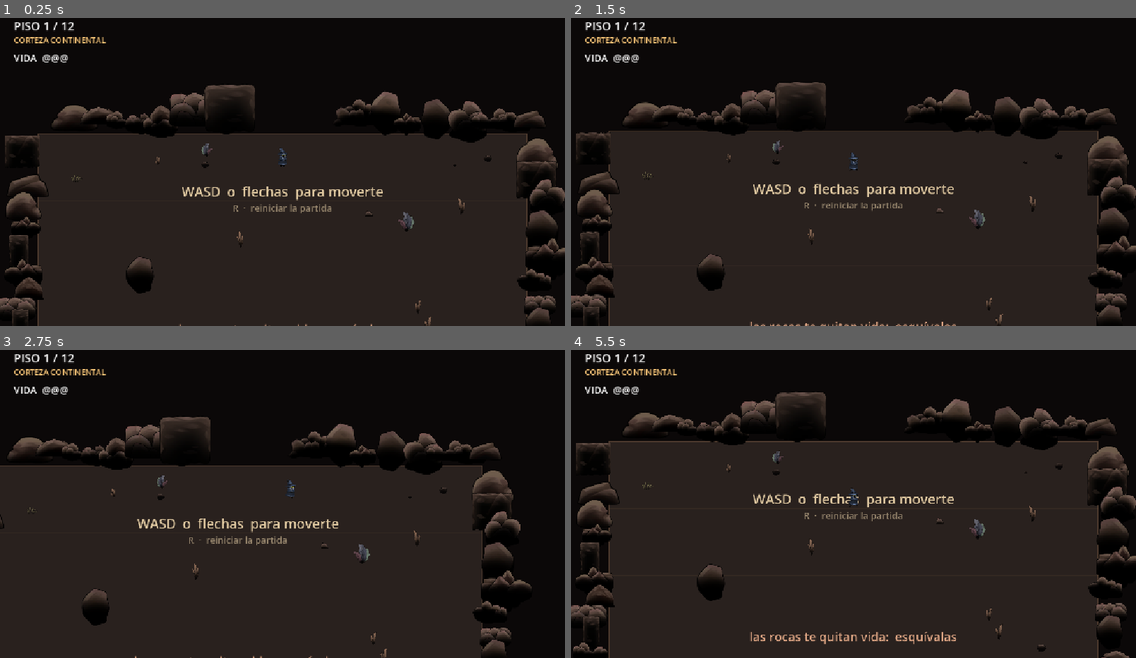
Above: before the commit, frames 1-4 (two rows, left to right).
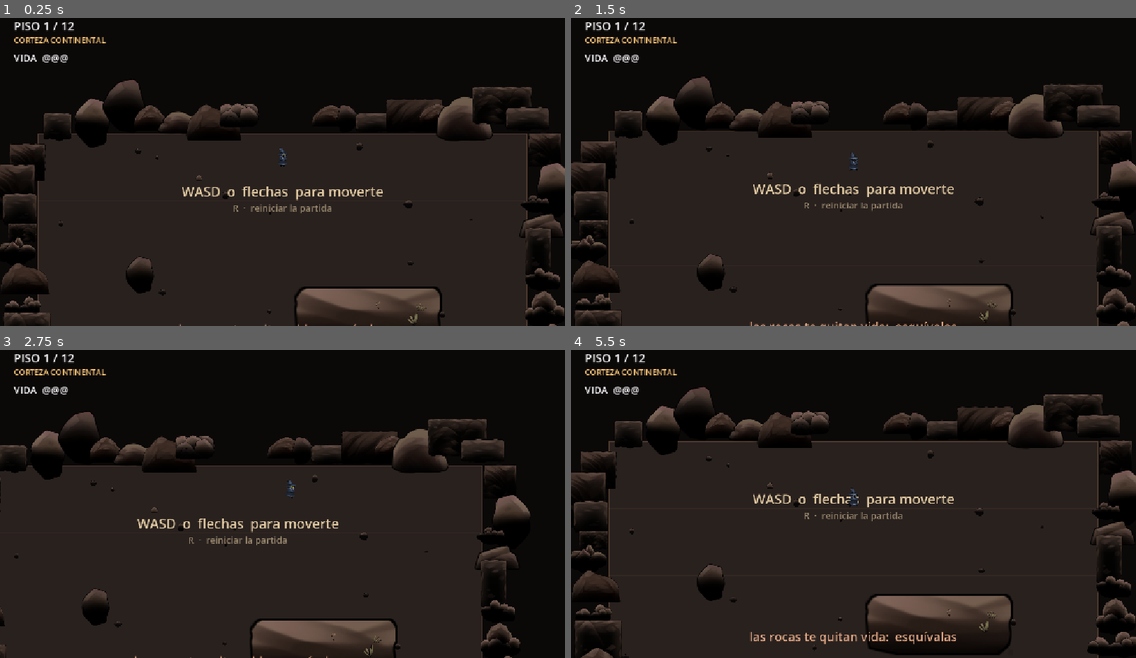
Above: after the commit, the same moments.

Repository: MatiasRodrigo0502/Vacio
Game: Godot game, scene res://scenes/Principal.tscn
The game is run twice, just before and just after one commit, with the same random seed, the same clock (stepped at 60 frames per second) and the same inputs.
Inputs:
- Up to frame 1 (0.25 s): no input
- Up to frame 2 (1.5 s): tap Enter at 0.5 s; hold D (mover_derecha) 0.53-1.28 s; hold R (reiniciar_partida) 0.53-1.28 s; hold S (mover_abajo) from 1.28 s (still down); tap R (reiniciar_partida) at 1.35 s
- Up to frame 3 (2.75 s): release S (mover_abajo) at 2.03 s; hold D (mover_derecha) from 2.03 s (still down); hold R (reiniciar_partida) from 2.03 s (still down)
- Up to frame 4 (5.5 s): release D (mover_derecha) at 2.78 s; release R (reiniciar_partida) at 2.78 s; hold W (mover_arriba) 2.78-3.53 s; tap R (reiniciar_partida) at 2.85, 4.35 s; hold R (reiniciar_partida) 3.53-4.28 s; hold A (mover_izquierda) 3.53-5.03 s; hold S (mover_abajo) from 5.03 s (still down); hold R (reiniciar_partida) from 5.03 s (still down)

The runs differ from the first frame. In frame 1, 12% of the frame differs, in the area x 0-100%, y 20-100%; in frame 2, 12%; in frame 3, 9.5%; in frame 4, 13%, in the area x 0-100%, y 11-100%.

Commit message:
Plataformas repartidas por el suelo, con la vegetacion encima
Las plantas estaban sueltas por todo el piso y parecian puestas al azar,
porque lo estaban. Ahora crecen sobre plataformas bajas: ahi hay tierra y
por eso crece algo.

- Familia plataformas en el catalogo. Para la cueva son las repisas
  planas y alargadas que descarte como obstaculo por ser de perfil: vistas
  desde arriba son exactamente una plataforma baja. Para el musgo, las
  franjas de hierba, que son literalmente la superficie de una plataforma.
- Se pintan MAS CLARAS que el suelo, al reves que las rocas. No es
  estetica: una plataforma que se parezca a una roca hara que el jugador
  la esquive creyendo que hace dano, y las rocas quitan vida.
- La decoracion suelta se queda solo con piedras. Repartir tambien plantas
  devolveria el efecto de "puesto al azar" que queriamos quitar.

Arreglado de paso un fallo que se comia las plataformas: _colocar_decoracion
empezaba vaciando el nodo de decoracion, y como corre despues de las
plataformas, las borraba recien creadas. El vaciado pasa a hacerse una sola
vez al construir el piso. Se detecto contando sprites por familia, no
mirando capturas: en pantalla solo se veia que "faltaba algo".

Verificado en headless: los 12 pisos montan entre 3 y 6 plataformas, las
plantas salen solo en los pisos 1 y 2 (son los unicos catalogos con
vegetacion) y el recorrido hasta la victoria sigue bien.

Co-Authored-By: Claude Opus 5 <noreply@anthropic.com>

Diff:
--- a/assets/cueva/catalogo_cueva.tres
+++ b/assets/cueva/catalogo_cueva.tres
@@ -34,6 +34,14 @@
 [ext_resource type="Texture2D" path="res://assets/cueva/grupo_05.png" id="cue_grupo_05"]
 [ext_resource type="Texture2D" path="res://assets/cueva/grupo_06.png" id="cue_grupo_06"]
 [ext_resource type="Texture2D" path="res://assets/cueva/grupo_07.png" id="cue_grupo_07"]
+[ext_resource type="Texture2D" path="res://assets/cueva/plataforma_00.png" id="cue_plataforma_00"]
+[ext_resource type="Texture2D" path="res://assets/cueva/plataforma_01.png" id="cue_plataforma_01"]
+[ext_resource type="Texture2D" path="res://assets/cueva/plataforma_02.png" id="cue_plataforma_02"]
+[ext_resource type="Texture2D" path="res://assets/cueva/plataforma_03.png" id="cue_plataforma_03"]
+[ext_resource type="Texture2D" path="res://assets/cueva/plataforma_04.png" id="cue_plataforma_04"]
+[ext_resource type="Texture2D" path="res://assets/cueva/plataforma_05.png" id="cue_plataforma_05"]
+[ext_resource type="Texture2D" path="res://assets/cueva/plataforma_06.png" id="cue_plataforma_06"]
+[ext_resource type="Texture2D" path="res://assets/cueva/plataforma_07.png" id="cue_plataforma_07"]
 
 [resource]
 script = ExtResource("0_catalogo")
@@ -42,3 +50,4 @@
 bloques = Array[Texture2D]([ExtResource("cue_bloque_00"), ExtResource("cue_bloque_01"), ExtResource("cue_bloque_02"), ExtResource("cue_bloque_03"), ExtResource("cue_bloque_04"), ExtResource("cue_bloque_05"), ExtResource("cue_bloque_06")])
 grupos = Array[Texture2D]([ExtResource("cue_grupo_00"), ExtResource("cue_grupo_01"), ExtResource("cue_grupo_02"), ExtResource("cue_grupo_03"), ExtResource("cue_grupo_04"), ExtResource("cue_grupo_05"), ExtResource("cue_grupo_06"), ExtResource("cue_grupo_07")])
 vegetacion = Array[Texture2D]([])
+plataformas = Array[Texture2D]([ExtResource("cue_plataforma_00"), ExtResource("cue_plataforma_01"), ExtResource("cue_plataforma_02"), ExtResource("cue_plataforma_03"), ExtResource("cue_plataforma_04"), ExtResource("cue_plataforma_05"), ExtResource("cue_plataforma_06"), ExtResource("cue_plataforma_07")])
--- a/assets/cueva/catalogo_cueva_vegetal.tres
+++ b/assets/cueva/catalogo_cueva_vegetal.tres
@@ -46,6 +46,14 @@
 [ext_resource type="Texture2D" path="res://assets/cueva/vegetacion_09.png" id="cue_vegetacion_09"]
 [ext_resource type="Texture2D" path="res://assets/cueva/vegetacion_10.png" id="cue_vegetacion_10"]
 [ext_resource type="Texture2D" path="res://assets/cueva/vegetacion_11.png" id="cue_vegetacion_11"]
+[ext_resource type="Texture2D" path="res://assets/cueva/plataforma_00.png" id="cue_plataforma_00"]
+[ext_resource type="Texture2D" path="res://assets/cueva/plataforma_01.png" id="cue_plataforma_01"]
+[ext_resource type="Texture2D" path="res://assets/cueva/plataforma_02.png" id="cue_plataforma_02"]
+[ext_resource type="Texture2D" path="res://assets/cueva/plataforma_03.png" id="cue_plataforma_03"]
+[ext_resource type="Texture2D" path="res://assets/cueva/plataforma_04.png" id="cue_plataforma_04"]
+[ext_resource type="Texture2D" path="res://assets/cueva/plataforma_05.png" id="cue_plataforma_05"]
+[ext_resource type="Texture2D" path="res://assets/cueva/plataforma_06.png" id="cue_plataforma_06"]
+[ext_resource type="Texture2D" path="res://assets/cueva/plataforma_07.png" id="cue_plataforma_07"]
 
 [resource]
 script = ExtResource("0_catalogo")
@@ -54,3 +62,4 @@
 bloques = Array[Texture2D]([ExtResource("cue_bloque_00"), ExtResource("cue_bloque_01"), ExtResource("cue_bloque_02"), ExtResource("cue_bloque_03"), ExtResource("cue_bloque_04"), ExtResource("cue_bloque_05"), ExtResource("cue_bloque_06")])
 grupos = Array[Texture2D]([ExtResource("cue_grupo_00"), ExtResource("cue_grupo_01"), ExtResource("cue_grupo_02"), ExtResource("cue_grupo_03"), ExtResource("cue_grupo_04"), ExtResource("cue_grupo_05"), ExtResource("cue_grupo_06"), ExtResource("cue_grupo_07")])
 vegetacion = Array[Texture2D]([ExtResource("cue_vegetacion_00"), ExtResource("cue_vegetacion_01"), ExtResource("cue_veg …(320 unchanged characters)…
+plataformas = Array[Texture2D]([ExtResource("cue_plataforma_00"), ExtResource("cue_plataforma_01"), ExtResource("cue_plataforma_02"), ExtResource("cue_plataforma_03"), ExtResource("cue_plataforma_04"), ExtResource("cue_plataforma_05"), ExtResource("cue_plataforma_06"), ExtResource("cue_plataforma_07")])
--- a/assets/musgo/catalogo_musgo.tres
+++ b/assets/musgo/catalogo_musgo.tres
@@ -37,6 +37,11 @@
 [ext_resource type="Texture2D" path="res://assets/musgo/vegetacion_09.png" id="mus_vegetacion_09"]
 [ext_resource type="Texture2D" path="res://assets/musgo/vegetacion_10.png" id="mus_vegetacion_10"]
 [ext_resource type="Texture2D" path="res://assets/musgo/vegetacion_11.png" id="mus_vegetacion_11"]
+[ext_resource type="Texture2D" path="res://assets/musgo/plataforma_00.png" id="mus_plataforma_00"]
+[ext_resource type="Texture2D" path="res://assets/musgo/plataforma_01.png" id="mus_plataforma_01"]
+[ext_resource type="Texture2D" path="res://assets/musgo/plataforma_02.png" id="mus_plataforma_02"]
+[ext_resource type="Texture2D" path="res://assets/musgo/plataforma_03.png" id="mus_plataforma_03"]
+[ext_resource type="Texture2D" path="res://assets/musgo/plataforma_04.png" id="mus_plataforma_04"]
 
 [resource]
 script = ExtResource("0_catalogo")
@@ -45,3 +50,4 @@
 bloques = Array[Texture2D]([ExtResource("mus_bloque_00"), ExtResource("mus_bloque_01"), ExtResource("mus_bloque_02")])
 grupos = Array[Texture2D]([ExtResource("mus_grupo_00"), ExtResource("mus_grupo_01"), ExtResource("mus_grupo_02"), ExtResource("mus_grupo_03"), ExtResource("mus_grupo_04"), ExtResource("mus_grupo_05")])
 vegetacion = Array[Texture2D]([ExtResource("mus_vegetacion_00"), ExtResource("mus_vegetacion_01"), ExtResource("mus_veg …(320 unchanged characters)…
+plataformas = Array[Texture2D]([ExtResource("mus_plataforma_00"), ExtResource("mus_plataforma_01"), ExtResource("mus_plataforma_02"), ExtResource("mus_plataforma_03"), ExtResource("mus_plataforma_04")])
--- a/scripts/catalogo_obstaculos.gd
+++ b/scripts/catalogo_obstaculos.gd
@@ -21,6 +21,9 @@
 ## Plantas y hierba. Solo decoracion, como las piedras, pero se reparten en
 ## tamanos mayores porque si no no se ven.
 @export var vegetacion: Array[Texture2D] = []
+## Repisas y losas anchas. Se reparten por el suelo como plataformas bajas y la
+## vegetacion crece encima de ellas, en vez de suelta por el piso.
+@export var plataformas: Array[Texture2D] = []
 
 
 ## Devuelve las texturas de una familia. Si el nombre no existe, cae en rocas:
@@ -32,6 +35,7 @@
 		"grupo": return grupos
 		"roca": return rocas
 		"vegetacion": return vegetacion
+		"plataforma": return plataformas
 		_:
 			push_warning("Familia de obstaculos desconocida: '%s'. Se usan rocas." % familia)
 			return rocas
--- a/scripts/piso.gd
+++ b/scripts/piso.gd
@@ -60,6 +60,12 @@
 	_mecanicas = mecanicas
 	_salida_usada = false
 
+	# El nodo de decoracion se vacia AQUI y no dentro de cada funcion que lo
+	# llena: plataformas, decoracion suelta y borde escriben en el mismo nodo,
+	# y si cada una lo vaciara, la ultima borraria el trabajo de las anteriores.
+	for hijo in _decoracion.get_children():
+		hijo.queue_free()
+
 	_construir_muros()
 	_colocar_salida()
 	_colocar_obstaculos()
@@ -207,8 +213,97 @@
 			lados.append(lado)
 			break
 
+	_colocar_plataformas(generador, tinte, catalogo)
 	_colocar_decoracion(generador, tinte, catalogo)
 	_colocar_borde(generador, tinte, catalogo)
+
+
+## Reparte plataformas bajas por el suelo y hace crecer la vegetacion encima.
+##
+## POR QUE AGRUPAR LAS PLANTAS EN PLATAFORMAS:
+## repartidas sueltas por todo el piso parecian puestas al azar, porque lo
+## estaban. Agrupadas sobre una repisa cuentan algo: ahi hay tierra y por eso
+## crece algo. Da estructura al suelo sin tocar la jugabilidad.
+##
+## Son decoracion, no chocan: el jugador pasa por encima. Convertirlas en
+## obstaculo seria otra decision de diseno, y no es la que se ha pedido.
+func _colocar_plataformas(generador: RandomNumberGenerator, tinte: Color,
+		catalogo: CatalogoObstaculos) -> void:
+	var losas := catalogo.texturas_de("plataforma")
+	if losas.is_empty():
+		return
+	var plantas := catalogo.texturas_de("vegetacion")
+
+	var entrada := Vector2(0.0, -_alto() * 0.5 + MARGEN_ENTRADA)
+	var salida := Vector2(0.0, _alto() * 0.5 - MARGEN_SALIDA)
+	# Una cada tanta superficie, como la decoracion: los pisos de arriba son
+	# mucho mas grandes y con un numero fijo quedarian vacios.
+	var cuantas := int(_ancho() * _alto() / 380000.0) + 2
+	var puestas: Array[Vector2] = []
+
+	# Una plataforma tiene que leerse como TERRENO, no como obstaculo: si se
+	# parece a una roca el jugador la esquivara creyendo que hace dano. Por eso
+	# son anchas, planas y mas CLARAS que el suelo (los valores por encima de 1
+	# en modulate suben el brillo), al reves que las rocas, que van oscuras.
+	var tinte_losa := Color(minf(tinte.r * 1.28, 2.0), minf(tinte.g * 1.28, 2.0),
+		minf(tinte.b * 1.28, 2.0), 1.0)
+
+	for _i in cuantas:
+		var ancho_losa := clampf(_ancho() * 0.3, 210.0, 470.0) * generador.randf_range(0.8, 1.35)
+
+		for _intento in 16:
+			var candidata := Vector2(
+				generador.randf_range(-_ancho() * 0.5 + ancho_losa * 0.6,
+					_ancho() * 0.5 - ancho_losa * 0.6),
+				generador.randf_range(entrada.y + DESPEJE_ENTRADA, salida.y - DESPEJE_SALIDA))
+			if candidata.distance_to(entrada) < DESPEJE_ENTRADA * 1.5:
+				continue
+			if candidata.distance_to(salida) < DESPEJE_SALIDA * 1.5:
+				continue
+			var libre := true
+			for ocupada in puestas:
+				if candidata.distance_to(ocupada) < ancho_losa * 1.2:
+					libre = false
+					break
+			if not libre:
+				continue
+
+			var textura: Texture2D = losas[generador.randi() % losas.size()]
+			var losa := Sprite2D.new()
+			losa.texture = textura
+			losa.scale = Vector2.ONE * (ancho_losa / textura.get_size().x)
+			losa.flip_h = generador.randf() < 0.5
+			losa.modulate = tinte_losa
+			losa.position = candidata
+			_decoracion.add_child(losa)
+
+			_plantar_encima(losa, ancho_losa, generador, tinte, plantas)
+			puestas.append(candidata)
+			break
+
+
+## Siembra unas cuantas plantas sobre una plataforma ya colocada.
+## Se anaden despues que la losa para que queden dibujadas encima de ella.
+func _plantar_encima(losa: Sprite2D, ancho_losa: float, generador: RandomNumberGenerator,
+		tinte: Color, plantas: Array[Texture2D]) -> void:
+	if plantas.is_empty():
+		return
+
+	var alto_losa := losa.texture.get_size().y * losa.scale.y
+	for _i in generador.randi_range(2, 5):
+		var textura: Texture2D = plantas[generador.randi() % plantas.size()]
+		var planta := Sprite2D.new()
+		planta.texture = textura
+		var lado := generador.randf_range(34.0, 76.0)
+		planta.scale = Vector2.ONE * (lado / maxf(textura.get_size().x, textura.get_size().y))
+		planta.flip_h = generador.randf() < 0.5
+		planta.modulate = Color(tinte.r, tinte.g, tinte.b, 1.0)
+		# Repartidas a lo ancho de la losa y pegadas a su mitad superior, que es
+		# donde se apoyarian si la plataforma tuviera altura de verdad.
+		planta.position = losa.position + Vector2(
+			generador.randf_range(-ancho_losa * 0.38, ancho_losa * 0.38),
+			generador.randf_range(-alto_losa * 0.35, alto_losa * 0.1))
+		_decoracion.add_child(planta)
 
 
 ## Reparte piedras pequenas por el suelo. Son solo decoracion: sin colision y
@@ -223,12 +318,10 @@
 ## todos los obstaculos y los 12 pisos dejarian de ser los de siempre.
 func _colocar_decoracion(generador: RandomNumberGenerator, tinte: Color,
 		catalogo: CatalogoObstaculos) -> void:
-	for hijo in _decoracion.get_children():
-		hijo.queue_free()
-
+	# Solo piedras: la vegetacion va sobre las plataformas, agrupada. Repartirla
+	# tambien por aqui la devolveria al "puesto al azar" que queriamos quitar.
 	var piedras := catalogo.texturas_de("piedra")
-	var plantas := catalogo.texturas_de("vegetacion")
-	if piedras.is_empty() and plantas.is_empty():
+	if piedras.is_empty():
 		return
 
 	# La cantidad sale de la superficie del piso, no de un numero fijo: el piso 1
@@ -236,16 +329,8 @@
 	# desierto y el otro abarrotado.
 	var cuantas := int(_ancho() * _alto() / 80000.0) + datos.cantidad_obstaculos
 	for _i in cuantas:
-		# Mitad piedras y mitad plantas cuando hay de las dos. Las plantas van
-		# mas grandes: una hoja de 12 px no se distingue del suelo.
-		var es_planta := not plantas.is_empty() and (piedras.is_empty() or generador.randf() < 0.5)
-		var lista := plantas if es_planta else piedras
-		var textura: Texture2D = lista[generador.randi() % lista.size()]
-		var lado := 0.0
-		if es_planta:
-			lado = generador.randf_range(38.0, 86.0)
-		else:
-			lado = generador.randf_range(12.0, 30.0)
+		var textura: Texture2D = piedras[generador.randi() % piedras.size()]
+		var lado := generador.randf_range(12.0, 30.0)
 
 		var adorno := Sprite2D.new()
 		adorno.texture = textura
@@ -253,7 +338,7 @@
 		# Volteo horizontal en vez de rotacion: el arte tiene la luz desde
 		# arriba y rotarlo delataria que son recortes de un atlas.
 		adorno.flip_h = generador.randf() < 0.5
-		adorno.modulate = Color(tinte.r, tinte.g, tinte.b, 0.85 if es_planta else 0.8)
+		adorno.modulate = Color(tinte.r, tinte.g, tinte.b, 0.8)
 		adorno.position = Vector2(
 			generador.randf_range(-_ancho() * 0.5 + 24.0, _ancho() * 0.5 - 24.0),
 			generador.randf_range(-_alto() * 0.5 + 24.0, _alto() * 0.5 - 24.0))
Not shown: 1 places in assets/cueva/catalogo_cueva.tres that only renumber resources
Not shown: 1 places in assets/cueva/catalogo_cueva_vegetal.tres that only renumber resources
Binary file added: assets/cueva/plataforma_00.png
Binary file added: assets/cueva/plataforma_01.png
Binary file added: assets/cueva/plataforma_02.png
Binary file added: assets/cueva/plataforma_03.png
Binary file added: assets/cueva/plataforma_04.png
Binary file added: assets/cueva/plataforma_05.png
Binary file added: assets/cueva/plataforma_06.png
Binary file added: assets/cueva/plataforma_07.png
Not shown: 1 places in assets/musgo/catalogo_musgo.tres that only renumber resources
Binary file added: assets/musgo/plataforma_00.png
(and 5 more such lines)
